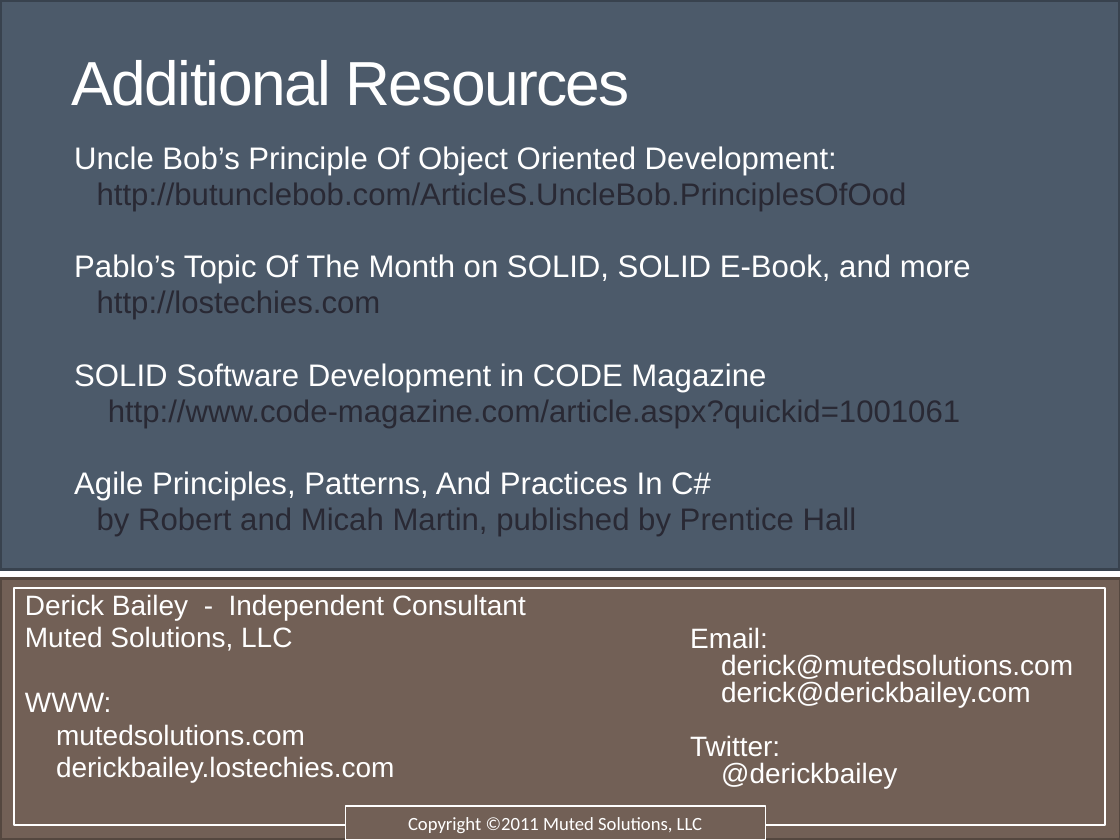
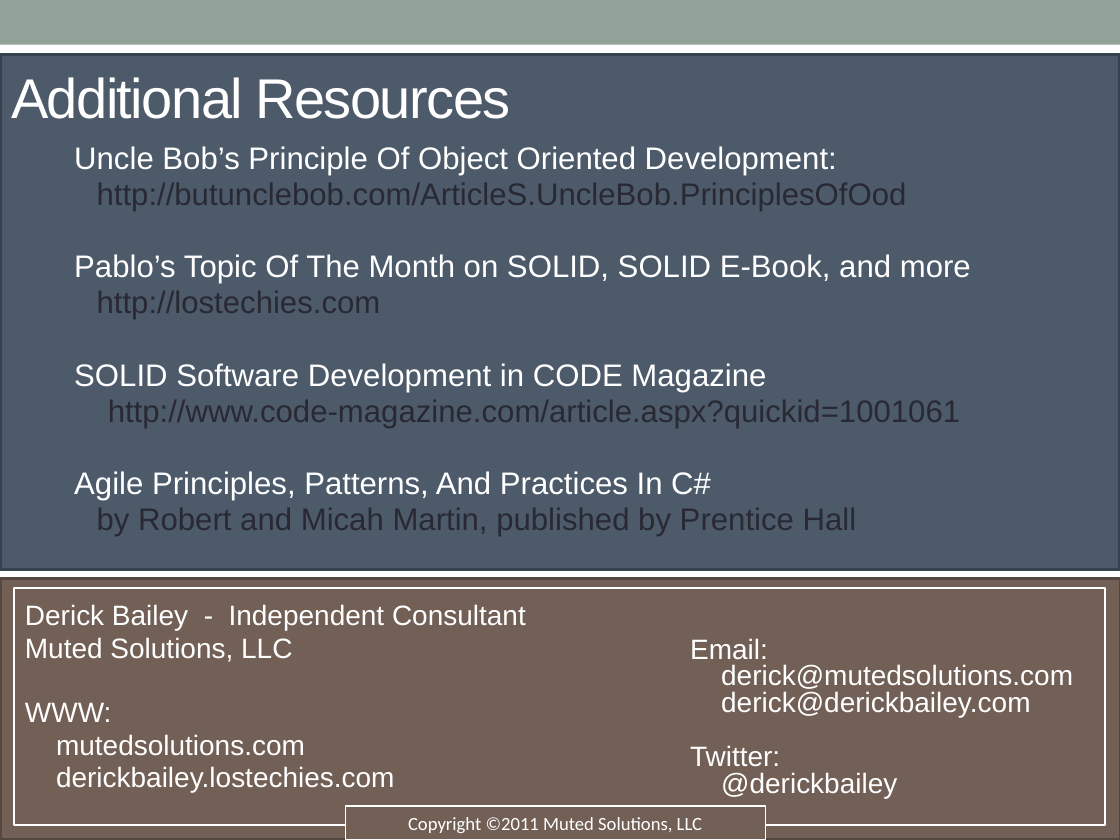
Before and after one commit to mxriverlynn/presentations-and-training, a slide deck: slide 36 of SOLID Principles - Step By Step Code/SOLID Principles Presentation.pptx (slide 35 before the commit). Drawn at 1120x840 pixels with LibreOffice and Linux fonts; fonts in the diff are those of the drawing. Boxes give left, top, right and bottom in pixels: in the first picture for what was removed or moved away, otherwise in the second. Text is boxed around its words. In the diff, an @@ line names an element or a change of style, - is before the commit and + after.

Commit message:
misc formatting and updating section intro slides

```diff
--- a/SOLID Principles - Step By Step Code/SOLID Principles Presentation.pptx
+++ b/SOLID Principles - Step By Step Code/SOLID Principles Presentation.pptx
@@ title "Additional Resources": place and size @@
-title "Additional Resources" at [72, 60, 630, 106]
+title "Additional Resources" at [11, 77, 510, 119]
@@ title "Additional Resources" at [11, 77, 510, 119]: size 40 to 36 pt @@
@@ rectangle: place and size @@
-rectangle at [0, 0, 1120, 569]
+rectangle at [0, 55, 1120, 570]
@@ text "Derick Bailey - Independent Consultant": place and size @@
-text "Derick Bailey - Independent Consultant" at [25, 594, 526, 782]
+text "Derick Bailey - Independent Consultant" at [25, 604, 526, 793]
@@ text "Email:": place and size @@
-text "Email:" at [690, 627, 1073, 788]
+text "Email:" at [690, 638, 1073, 798]
```
Also in this commit, not shown: 7 other slides changed, 1 slide added.
